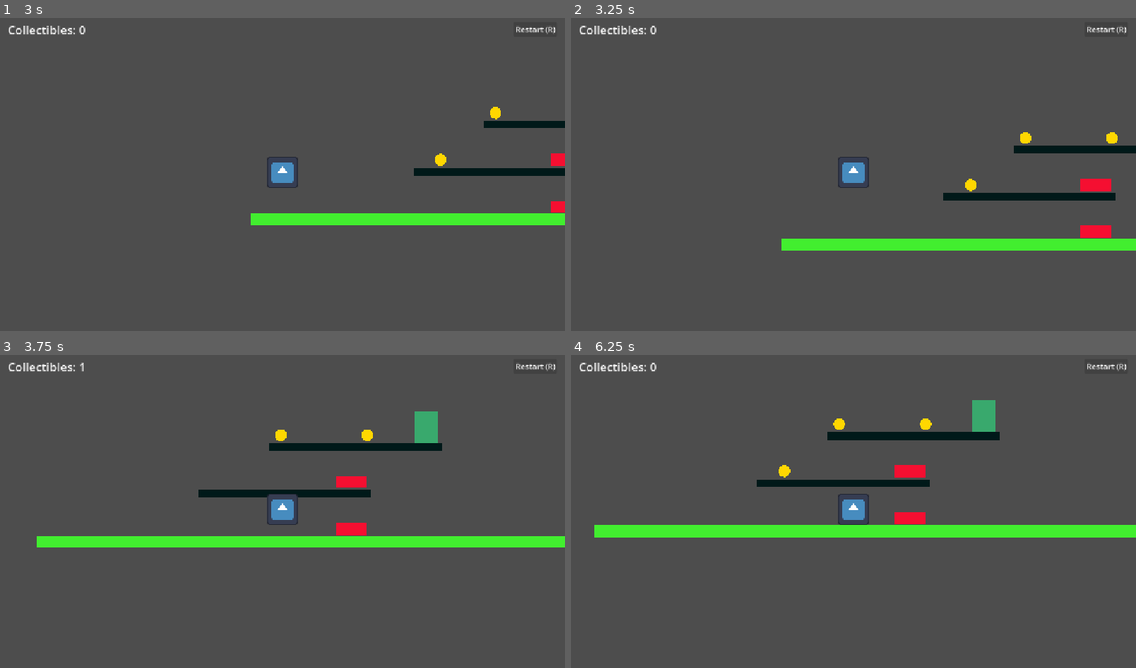
Above: before the commit, frames 1-4 (two rows, left to right).
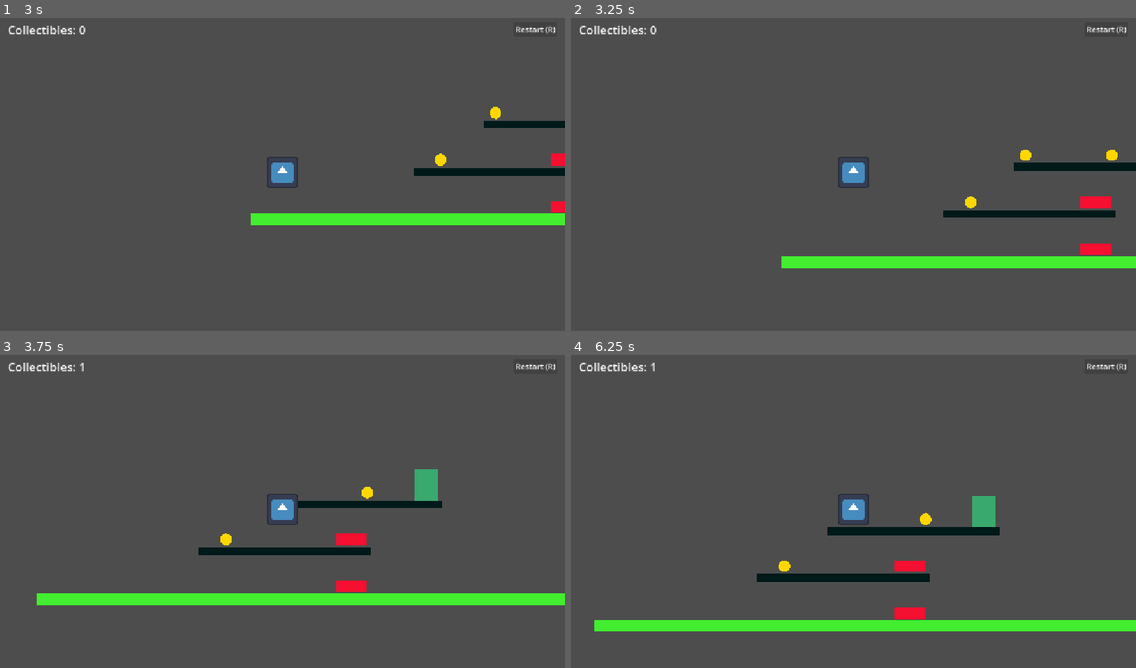
Above: after the commit, the same moments.

Repository: jarquafelmu/platformer-spike
Game: Godot game, scene res://scenes/levels/prototype.tscn
Two runs of this game, one before a commit and one after it. Both use one fixed random seed, a clock stepped at 60 frames per second and the inputs below. The engine's default icon, where the game draws it, is replaced by a stand-in: a white triangle on a blue panel in a dark square.
Inputs:
- Up to frame 1 (3 s): click "Restart (R)" at 0.5 s; click "Restart (R)" at 1.25 s; click "Restart (R)" at 2 s; tap Enter at 2.75 s; hold D (move_right) from 2.78 s (still down); tap Space (jump) at 2.85 s
- Up to frame 2 (3.25 s): keep holding D (move_right); tap Space (jump) at 3.02 s
- Up to frame 3 (3.75 s): keep holding D (move_right); tap Space (jump) at 3.32, 3.6 s
- Up to frame 4 (6.25 s): tap Space (jump) at 3.77, 4.07, 4.35, 5.1, 5.27, 5.57, 5.85, 6.02 s; release D (move_right) at 4.28 s; hold A (move_left) 4.28-5.03 s; hold D (move_right) from 5.03 s (still down)

Frame 1 is identical in both runs. In frame 2, 8.3% of the frame differs, in the area x 37-100%, y 36-80%; in frame 3, 11%; in frame 4, 12%, in the area x 4-100%, y 2-89%.

Commit message:
feat: add midair jump mechanic

Diff:
--- a/scenes/character/player.gd
+++ b/scenes/character/player.gd
@@ -16,10 +16,15 @@
 var collectible_count: int = 0
 var is_respawning: bool = false
 var is_dropping_through: bool = false
+var air_jump_available: bool = false
 
 
 func _physics_process(delta: float) -> void:
-	if not is_on_floor():
+	var grounded := is_on_floor()
+
+	if grounded:
+		air_jump_available = true
+	else:
 		velocity += get_gravity() * delta
 
 	var direction := Input.get_axis("move_left", "move_right")
@@ -32,16 +37,23 @@
 		rate * delta
 	)
 
-	if Input.is_action_just_pressed("jump") and is_on_floor():
-		if Input.is_action_pressed("move_down"):
-			drop_through_platform()
-		else:
-			velocity.y = jump_velocity
+	if Input.is_action_just_pressed("jump"):
+		if grounded:
+			if Input.is_action_pressed("move_down"):
+				drop_through_platform()
+			else:
+				_perform_jump()
+		elif air_jump_available:
+			_perform_jump()
+			air_jump_available = false
 
 	move_and_slide()
 
 	if global_position.y > fall_limit:
 		die()
+
+func _perform_jump() -> void:
+	velocity.y = jump_velocity
 
 func die() -> void:
 	if is_respawning:
